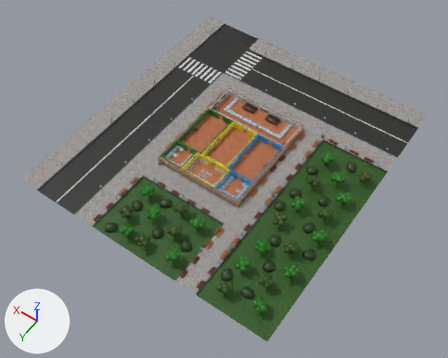
Renders of the FBX model Assets/Models/Shop/Shop.fbx from each side of a commit.
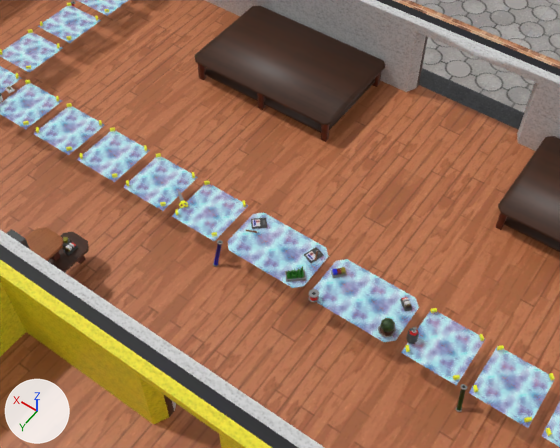
There are two pictures of each version: one whole from a 50 mm lens placed at (-98.3, 143.9, 199.6), pointed at (-4.4, 12.4, -7.1), one close up from a 50 mm lens placed at (-6.4, -4.1, 19.3), pointed at (1.5, -15.1, 2.0). Lighting does not change. The marker at lower left points along +X, +Y and +Z. Where no turn or scale is listed for an object, it has been applied to the vertices.

The first close-up shows 'FlowerShop', 'FlowerShopLightAndGlass'.
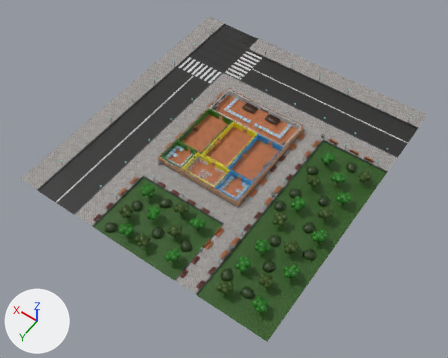
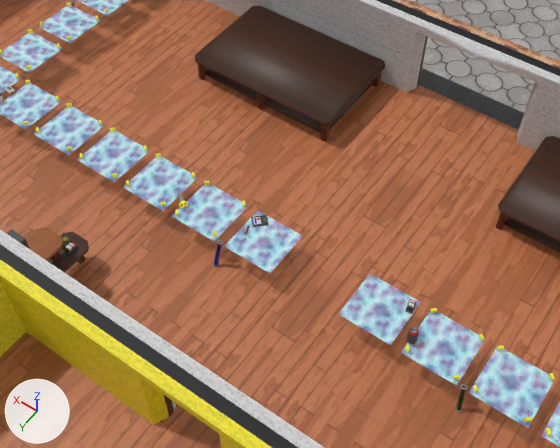
Patch to the scene script:
```diff
--- a/Assets/Models/Shop/Shop.fbx.py
+++ b/Assets/Models/Shop/Shop.fbx.py
@@ me_flowershop @@
 # used by ob_flowershop; location = (0.0, 0.0, 0.0)
-me_flowershop.from_pydata(...)  # 27544 vertices, 23507 faces; spans x -60.0..60.0, y -65.0..65.0, z -0.5..6.1
+me_flowershop.from_pydata(...)  # 27190 vertices, 23184 faces; spans x -60.0..60.0, y -65.0..65.0, z -0.5..6.1
+# me_flowershop part 5: 23 loose pieces with 354 vertices, spanning x -2.8..2.7, y -15.7..-14.0, z 0.9..1.5, are deleted
+# me_flowershop part 6
+# 31 vertices are removed from x -2.8..2.8, y -15.7..-15.4, z 0.9..1.1
+# 36 faces are deleted
+# 3 vertices in x -2.7, y -15.5, z 1.0..1.1 move by (-0.1, 0.1, 0.0)
+# 7 vertices move from x -2.8..2.6, y -15.6..-15.2, z 0.9..1.1 to x -2.8..2.6, y -15.7..-15.2, z 0.9..1.1
+# 31 vertices are added at x -2.8..2.8, y -15.8..-15.4, z 0.9..1.1
+# 36 new faces join them
 me_flowershop.materials.append(mat_environmentatlas)
@@ me_flowershoplightandglass @@
 me_flowershoplightandglass.from_pydata(...)  # 2780 vertices, 1545 faces; spans x -18.9..18.9, y -23.8..23.8, z 0.4..1.8
 # used by ob_flowershoplightandglass; location = (0.0, 0.0, 0.0)
+# me_flowershoplightandglass part 1: the loose piece of 4 vertices spanning x -4.8..-3.2, y -15.8..-14.1, z 0.9 is copied, and the copy is moved by (2.0, 0.0, 0.0); it spans x -2.8..-1.2, y -15.8..-14.2, z 0.9
+# me_flowershoplightandglass part 2: the loose piece of 4 vertices spanning x 3.2..4.8, y -15.8..-14.1, z 0.9 is copied, and the copy is moved by (-2.0, 0.0, 0.0); it spans x 1.2..2.8, y -15.8..-14.2, z 0.9
+# me_flowershoplightandglass part 3: the loose piece of 8 vertices spanning x 0.1..2.9, y -15.9..-14.1, z 0.9 is deleted
+# me_flowershoplightandglass part 4: the loose piece of 8 vertices spanning x -2.9..-0.1, y -15.9..-14.1, z 0.9 is deleted
 me_flowershoplightandglass.materials.append(mat_lightatlas)
```

Location of each change, [x1, y1, x2, y2] in pixels of the close-ups (560 x 448 px; the box of a moved part takes in the faces that stretch with it):
part 1 of me_flowershoplightandglass, added (blue)
    after: [340, 274, 421, 345]
part 2 of me_flowershoplightandglass, added (blue)
    after: [226, 211, 301, 273]
part 3 of me_flowershoplightandglass, deleted (blue)
    before: [227, 213, 329, 288]
part 4 of me_flowershoplightandglass, deleted (blue)
    before: [313, 259, 419, 342]
part 5 of me_flowershop, deleted
    before: [246, 229, 396, 338]
part 6 of me_flowershop, moved or reshaped
    before: [251, 218, 412, 311]
    after: [251, 215, 417, 314]
